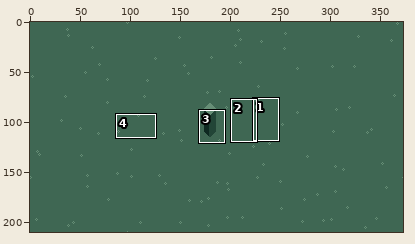
One commit to this pixel-art file: external/aseprite/scene.aseprite. Above: a wide view before the commit, with the close-up outlined.
Close-up. Before:
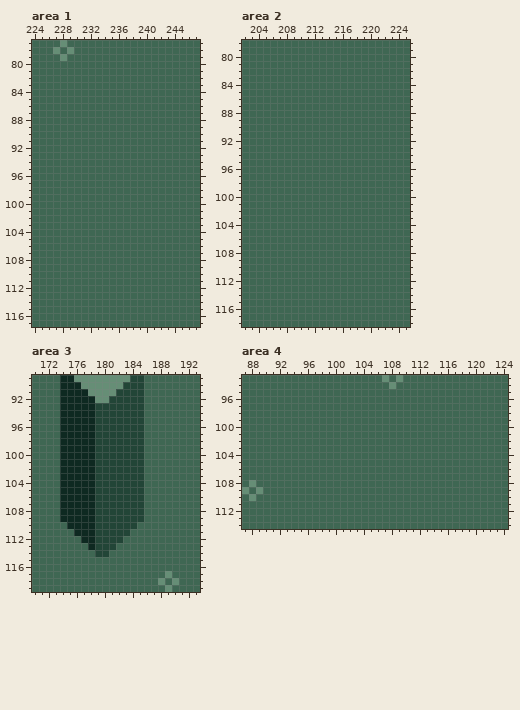
373x210 pixels, 1 frame. Shown: area 1: x 224..247, y 77..117; area 2: x 202..225, y 78..118; area 3: x 170..193, y 89..119; area 4: x 87..124, y 93..114. The commit also changed other parts of the picture, which this record leaves out.
Now the later version:
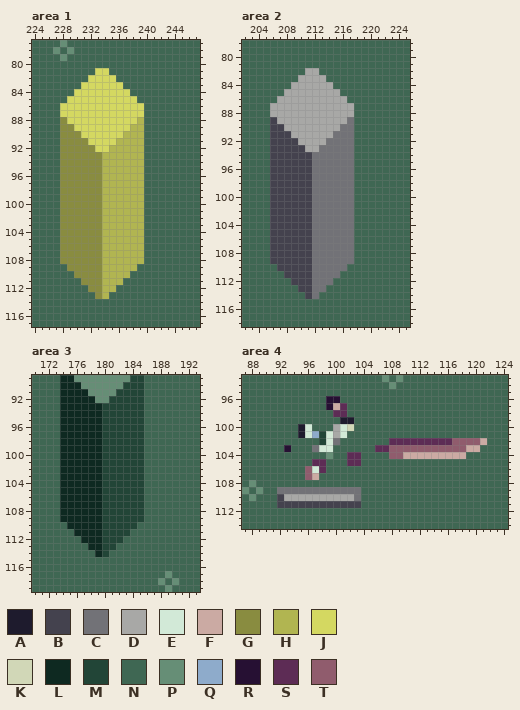
Palette (. is transparent): A #1e1b2d  B #44424e  C #727277  D #a8a8a6  E #d2e9d7  F #cbaaa3  G #898c40  H #b1b551  J #d4d861  K #d1d7b7  L #0e2921  M #224537  N #3f6753  P #668e76  Q #8eabcb  R #261033  S #5d2c55  T #905c6d
The edit:
layer "wall" added
layer "enemy" added
layer "enemy health ui" added
layer "sword" added
Area 1, layer "wall":
y 81: x 233..234 NN -> JJ
y 82: x 232..235 NNNN -> JJJJ
y 83: x 231..236 NNNNNN -> JJJJJJ
y 84: x 230..237 NNNNNNNN -> JJJJJJJJ
y 85: x 229..238 NNNNNNNNNN -> JJJJJJJJJJ
y 86..87: x 228..239 NNNNNNNNNNNN -> JJJJJJJJJJJJ
y 88: x 228..239 NNNNNNNNNNNN -> GJJJJJJJJJJH
y 89: x 228..239 NNNNNNNNNNNN -> GGJJJJJJJJHH
y 90: x 228..239 NNNNNNNNNNNN -> GGGJJJJJJHHH
y 91: x 228..239 NNNNNNNNNNNN -> GGGGJJJJHHHH
y 92: x 228..239 NNNNNNNNNNNN -> GGGGGJJHHHHH
y 93..108: x 228..239 NNNNNNNNNNNN -> GGGGGGHHHHHH
y 109: x 229..238 NNNNNNNNNN -> GGGGGHHHHH
y 110: x 230..237 NNNNNNNN -> GGGGHHHH
y 111: x 231..236 NNNNNN -> GGGHHH
y 112: x 232..235 NNNN -> GGHH
y 113: x 233..234 NN -> GH
Area 2, layer "wall":
y 82: x 211..212 NN -> DD
y 83: x 210..213 NNNN -> DDDD
y 84: x 209..214 NNNNNN -> DDDDDD
y 85: x 208..215 NNNNNNNN -> DDDDDDDD
y 86: x 207..216 NNNNNNNNNN -> DDDDDDDDDD
y 87..88: x 206..217 NNNNNNNNNNNN -> DDDDDDDDDDDD
y 89: x 206..217 NNNNNNNNNNNN -> BDDDDDDDDDDC
y 90: x 206..217 NNNNNNNNNNNN -> BBDDDDDDDDCC
y 91: x 206..217 NNNNNNNNNNNN -> BBBDDDDDDCCC
y 92: x 206..217 NNNNNNNNNNNN -> BBBBDDDDCCCC
y 93: x 206..217 NNNNNNNNNNNN -> BBBBBDDCCCCC
y 94..109: x 206..217 NNNNNNNNNNNN -> BBBBBBCCCCCC
y 110: x 207..216 NNNNNNNNNN -> BBBBBCCCCC
y 111: x 208..215 NNNNNNNN -> BBBBCCCC
y 112: x 209..214 NNNNNN -> BBBCCC
y 113: x 210..213 NNNN -> BBCC
y 114: x 211..212 NN -> BC
Area 3, layer "path":
y 93..114: x 179 M -> L
Area 4, layers "sword", "enemy health ui", "enemy":
y 96: x 99..100 NN -> RR
y 97: x 99..101 NNN -> RFS
y 98: x 100..101 NN -> SS
y 99: x 101..102 NN -> AA
y 100: x 95..96 NN -> AE; x 100..102 NNN -> DEK
y 101: x 95..101 NNNNNNN -> AEQMEDE
y 102: x 98..100 NNN -> MEC; x 108..121 NNNNNNNNNNNNNN -> SSSSSSSSSTTTTF
y 103: x 93 N -> R; x 97..99 NNN -> CEE; x 106..120 NNNNNNNNNNNNNNN -> SSTTTTTTTTTTTFF
y 104: x 99 N -> P; x 102..103 NN -> SS; x 108..118 NNNNNNNNNNN -> TTFFFFFFFFF
y 105: x 97..98 NN -> SS; x 102..103 NN -> SS
y 106: x 96..98 NNN -> TES
y 107: x 96..97 NN -> TF
y 109: x 92..103 NNNNNNNNNNNN -> CCCCCCCCCCCC
y 110: x 92..103 NNNNNNNNNNNN -> BDDDDDDDDDDC
y 111: x 92..103 NNNNNNNNNNNN -> BBBBBBBBBBBB
Pixel boxes of the changes (left, top, right, bottom) in both close-ups:
changed: (60, 68, 144, 299)
changed: (270, 68, 354, 299)
changed: (95, 403, 102, 557)
changed: (277, 396, 487, 508)
